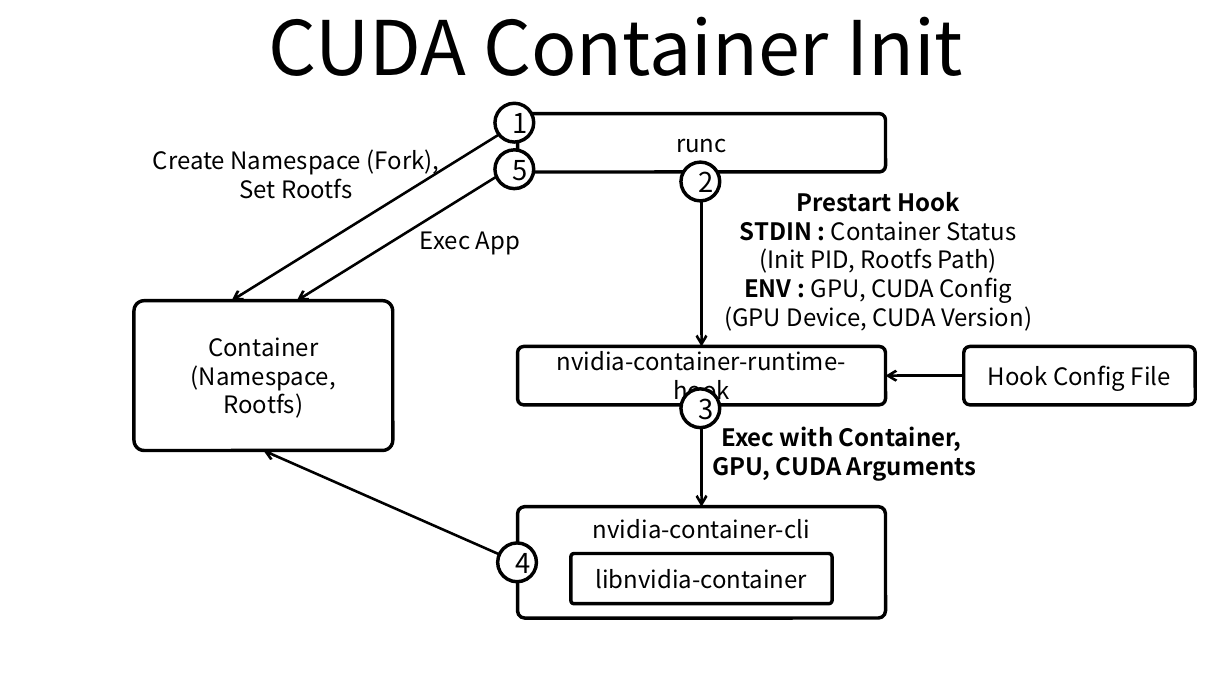
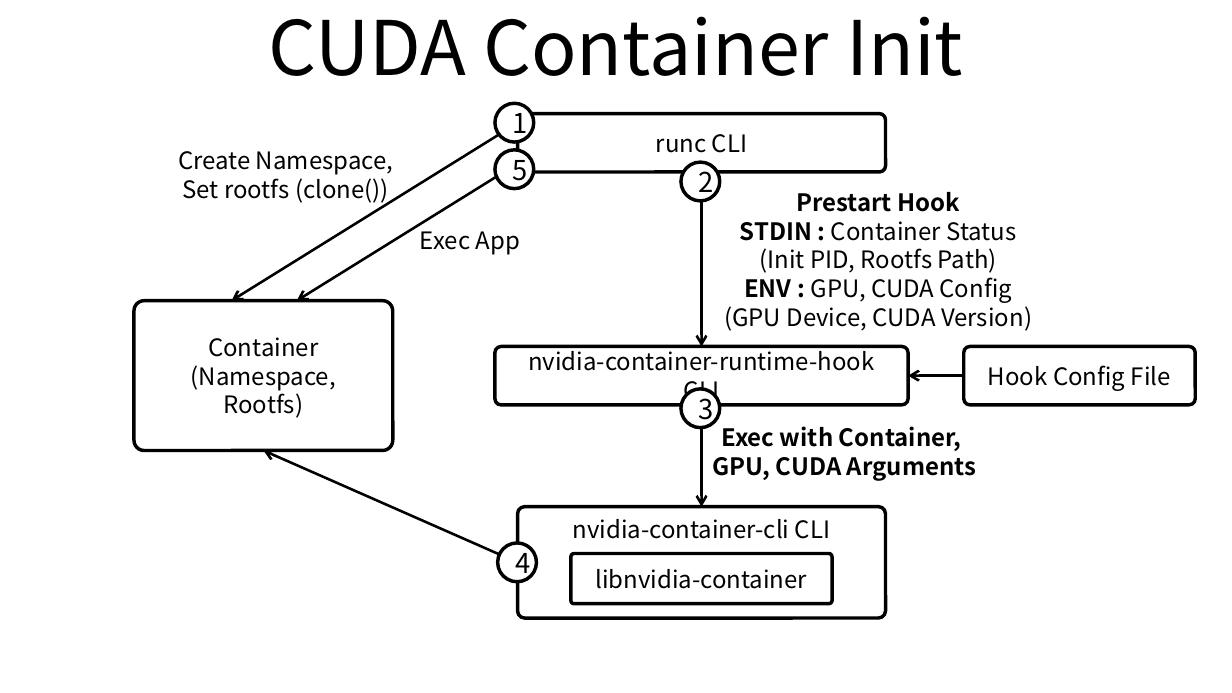
Before and after one commit to ssup2/blog-old, a slide deck: slide 2 of images/theory_analysis/Container_NVIDA_CUDA_GPU/Container_NVIDA_CUDA_GPU.pptx. Drawn at 1232x693 pixels with LibreOffice and Linux fonts; fonts in the diff are those of the drawing. Boxes give left, top, right and bottom in pixels: in the first picture for what was removed or moved away, otherwise in the second. Text is boxed around its words. In the diff, an @@ line names an element or a change of style, - is before the commit and + after.

```diff
--- a/images/theory_analysis/Container_NVIDA_CUDA_GPU/Container_NVIDA_CUDA_GPU.pptx
+++ b/images/theory_analysis/Container_NVIDA_CUDA_GPU/Container_NVIDA_CUDA_GPU.pptx
@@ text in rounded rectangle at (x1=656, y1=134, x2=747, y2=153): text changed @@
-runc
+runc CLI
@@ text at (x1=178, y1=151, x2=393, y2=205): text changed @@
-Create Namespace (Fork),
-Set Rootfs
+Create Namespace,
+Set rootfs (clone())
@@ rounded rectangle "nvidia-container-runtime-hook CLI" resized from (x1=517, y1=346, x2=886, y2=404) to (x1=495, y1=346, x2=908, y2=404) @@
@@ text in rounded rectangle at (x1=528, y1=346, x2=874, y2=406): text changed @@
-nvidia-container-runtime-hook
+nvidia-container-runtime-hook CLI
@@ arrow moved from (963, 376) - (886, 376) to (963, 376) - (908, 376) @@
@@ text in rounded rectangle at (x1=572, y1=519, x2=830, y2=539): text changed @@
-nvidia-container-cli
+nvidia-container-cli CLI
```
Also in this commit, not shown: 2 other files.
